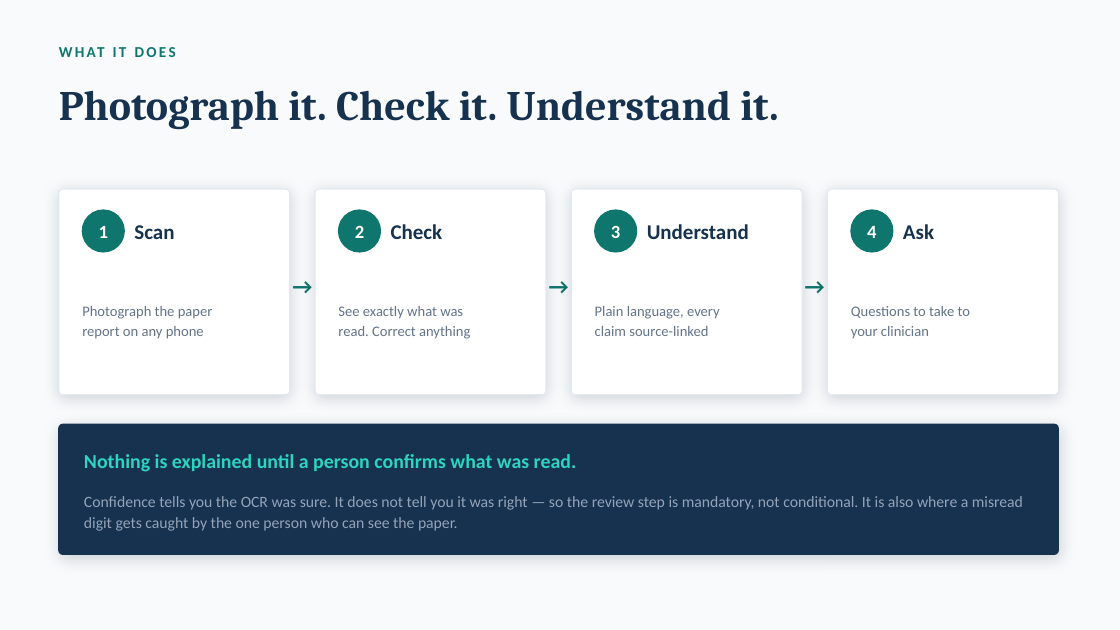
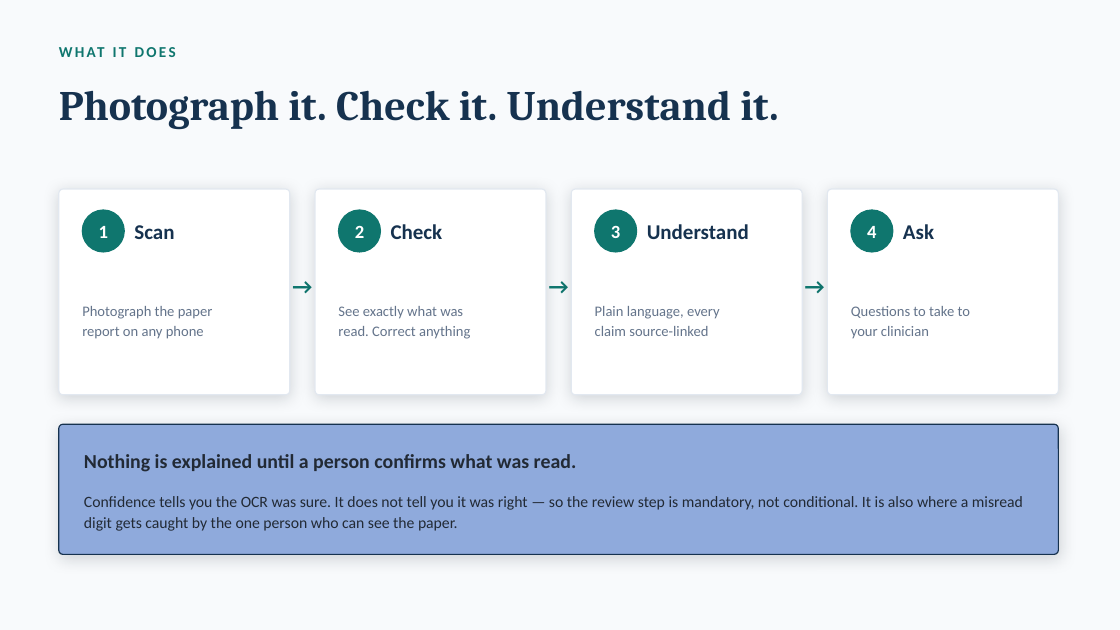
Before and after one commit to marisprabhu/PlainMed, a slide deck: slide 3 of Videos Pitch/PlainMed-GTC.pptx. Drawn at 1120x630 pixels with LibreOffice and Linux fonts; fonts in the diff are those of the drawing. Boxes give left, top, right and bottom in pixels: in the first picture for what was removed or moved away, otherwise in the second. Text is boxed around its words. In the diff, an @@ line names an element or a change of style, - is before the commit and + after.

```diff
--- a/Videos Pitch/PlainMed-GTC.pptx
+++ b/Videos Pitch/PlainMed-GTC.pptx
@@ rounded rectangle at box(59, 424, 1059, 555): fill #16324F to #8FAADC @@
@@ text "Nothing is explained until a ..." at box(84, 454, 577, 472): text colour #2DD4BF to #222A35 @@
@@ text "Confidence tells you the OCR ..." at box(84, 496, 1023, 531): text colour #94A3B8 to #222A35 @@
```
Also in this commit, not shown: 6 other slides changed, 1 other file.
